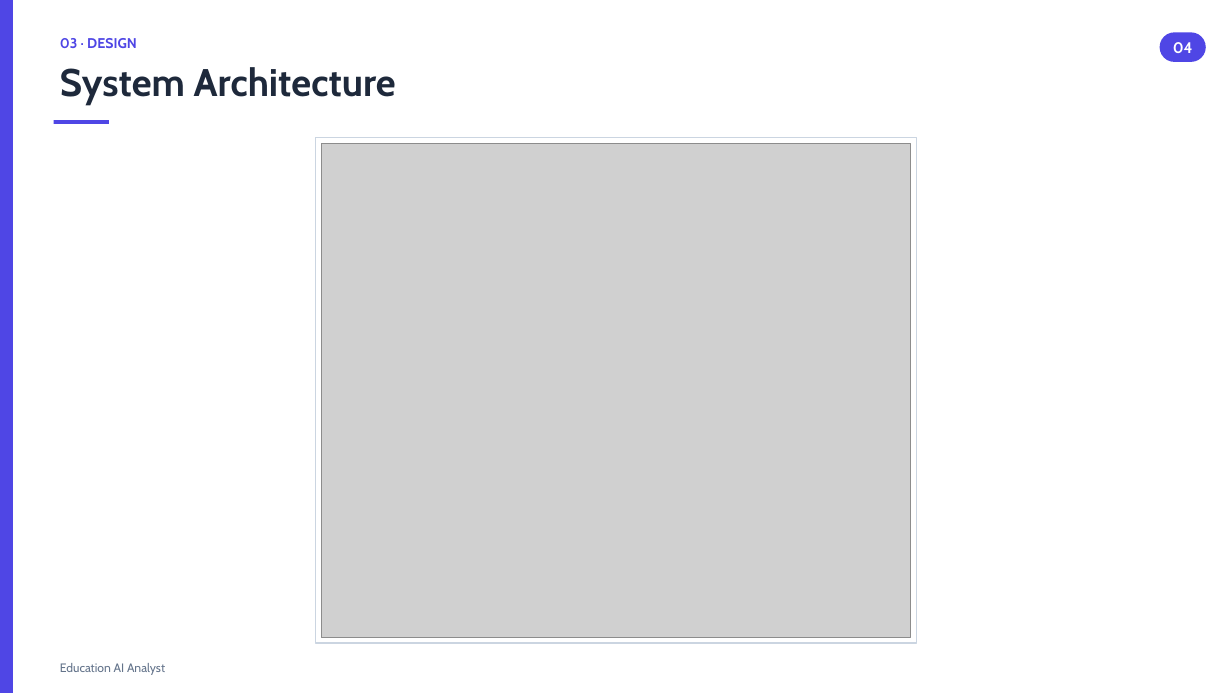
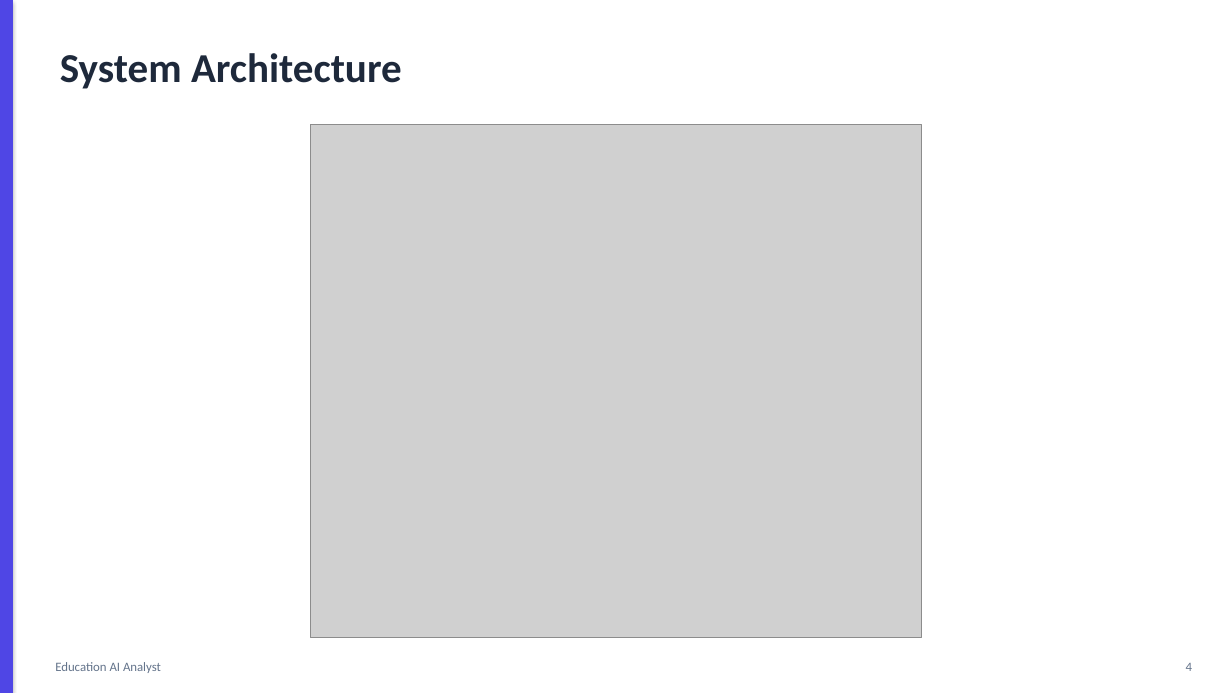
Before and after one commit to sumaiyaSultanaTarin/Education-AI-Analyst, a slide deck: slide 4 of docs/presentation-slides.pptx. Drawn at 1232x693 pixels with LibreOffice and Linux fonts; fonts in the diff are those of the drawing; grey boxes stand for pictures. Boxes give left, top, right and bottom in pixels: in the first picture for what was removed or moved away, otherwise in the second. Text is boxed around its words. In the diff, an @@ line names an element or a change of style, - is before the commit and + after.

```diff
--- a/docs/presentation-slides.pptx
+++ b/docs/presentation-slides.pptx
@@ rectangle at (0,0,13,693): shadow on @@
@@ text "System Architecture": place and size @@
-text "System Architecture" at (60,67,396,105)
+text "System Architecture" at (60,53,402,89)
@@ text "System Architecture" at (60,53,402,89): size 30 to 32 pt, font Cabin to Calibri @@
@@ text removed at (60,38,137,48) @@
-03 · DESIGN
@@ rounded rectangle removed at (1160,32,1206,62) @@
-04
@@ rectangle removed at (54,120,109,124) @@
@@ picture: place and size @@
-picture at (322,143,911,638)
+picture at (311,125,922,638)
@@ rectangle removed at (316,138,917,643) @@
@@ text "Education AI Analyst" at (55,662,161,673): size 9.5 to 10 pt, font Cabin to Calibri @@
@@ text added at (1186,663,1192,671), 10 pt, text #64748B @@
+4
```
Also in this commit, not shown: 9 other slides changed.
